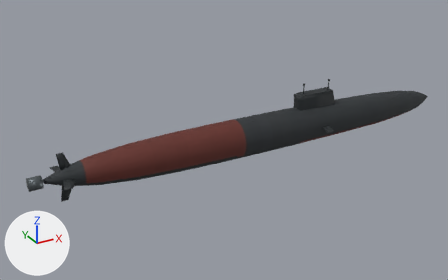
Before and after pictures for a commit that changed the glTF model SilentDepth_Assets/Submarines/SSN/USA/Virginia/GLB/US_SSN_Virginia.glb.
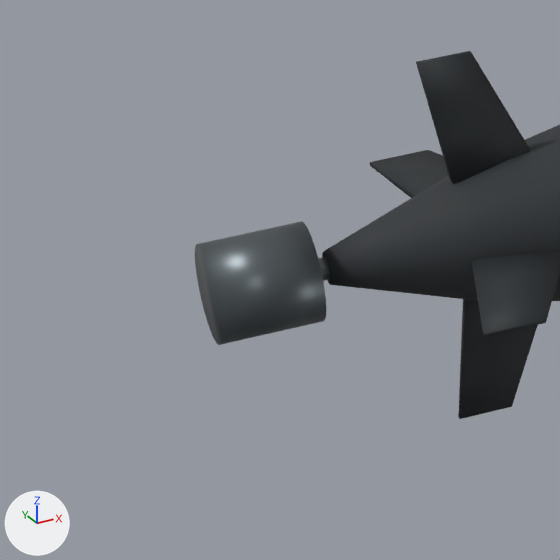
There are two pictures of each version: one whole from a 50 mm camera at (-81.3, -125.4, 63.1) aimed at (-10.8, 2.8, -1.0), one close up on the part from 0% to 17% of the width and 52% to 79% of the height. Every picture has the same lights, and +X, +Y and +Z are marked at lower left. The older version's two pictures come first. Vertices at exactly the same position are counted once.

The older version as bpy lines, for what is in view:
```python
me_hull_001 = bpy.data.meshes.new('Hull.001')
me_hull_001.from_pydata(...)  # 5120 vertices, 10092 faces; spans x -60.9..57.5, y -8.3..8.3, z -5.9..11.4
# faces by material slot: [8156, 272, 496, 248, 320, 600]
me_hull_001.materials.append(mat_sd_hull)  # picture img_t_us_ssn_virginia_hull_basecolor
me_hull_001.materials.append(mat_sd_panel)  # black #272c2f
me_hull_001.materials.append(mat_sd_metal)  # dark grey #61696c
me_hull_001.materials.append(mat_sd_array)  # dark grey #323638
me_hull_001.materials.append(mat_sd_bronze)  # brown #9e8156
me_hull_001.materials.append(mat_sd_recess)  # black #121618
ob_us_ssn_virginia_lod0 = bpy.data.objects.new('US_SSN_Virginia_LOD0', me_hull_001)
ob_us_ssn_virginia_lod0.location = (0.0, 0.0, 0.0)
```
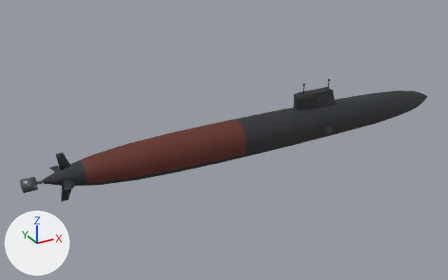
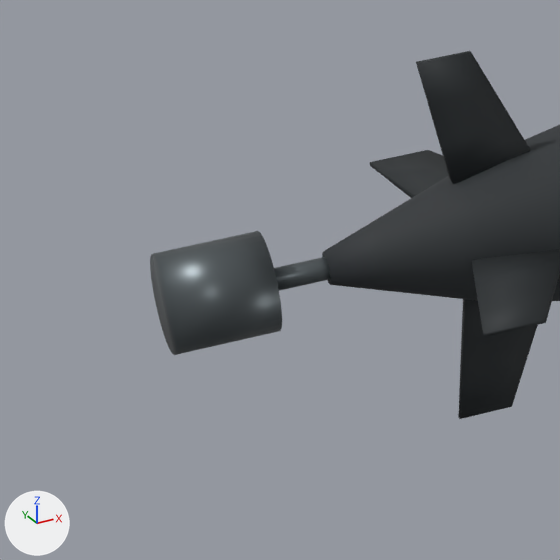
Patch to the scene script:
```diff
--- a/SilentDepth_Assets/Submarines/SSN/USA/Virginia/GLB/US_SSN_Virginia.glb.py
+++ b/SilentDepth_Assets/Submarines/SSN/USA/Virginia/GLB/US_SSN_Virginia.glb.py
@@ me_hull_001 @@
 # used by ob_us_ssn_virginia_lod0; location = (0.0, 0.0, 0.0)
-me_hull_001.from_pydata(...)  # 5120 vertices, 10092 faces; spans x -60.9..57.5, y -8.3..8.3, z -5.9..11.4
+me_hull_001.from_pydata(...)  # 5120 vertices, 10092 faces; spans x -62.2..57.5, y -8.3..8.3, z -5.9..11.4
+# me_hull_001 part 1: the loose piece of 64 vertices spanning x -60.9..-57.9, y -1.5..1.5, z -1.5..1.5 is moved by (-1.3, 0.0, 0.0)
+# other edits to the shape of me_hull_001 do not show in these pictures
 me_hull_001.materials.append(mat_sd_hull)
```

Boxes (x1, y1, x2, y2) around the edits, measured in the close-ups (560 x 560 px; the box of a moved part takes in the faces that stretch with it):
'US_SSN_Virginia_LOD0', reshaped
    before: (195, 51, 560, 419)
    after: (150, 51, 560, 419)
part 1 of me_hull_001, moved or reshaped
    before: (195, 221, 326, 345)
    after: (150, 231, 282, 355)
